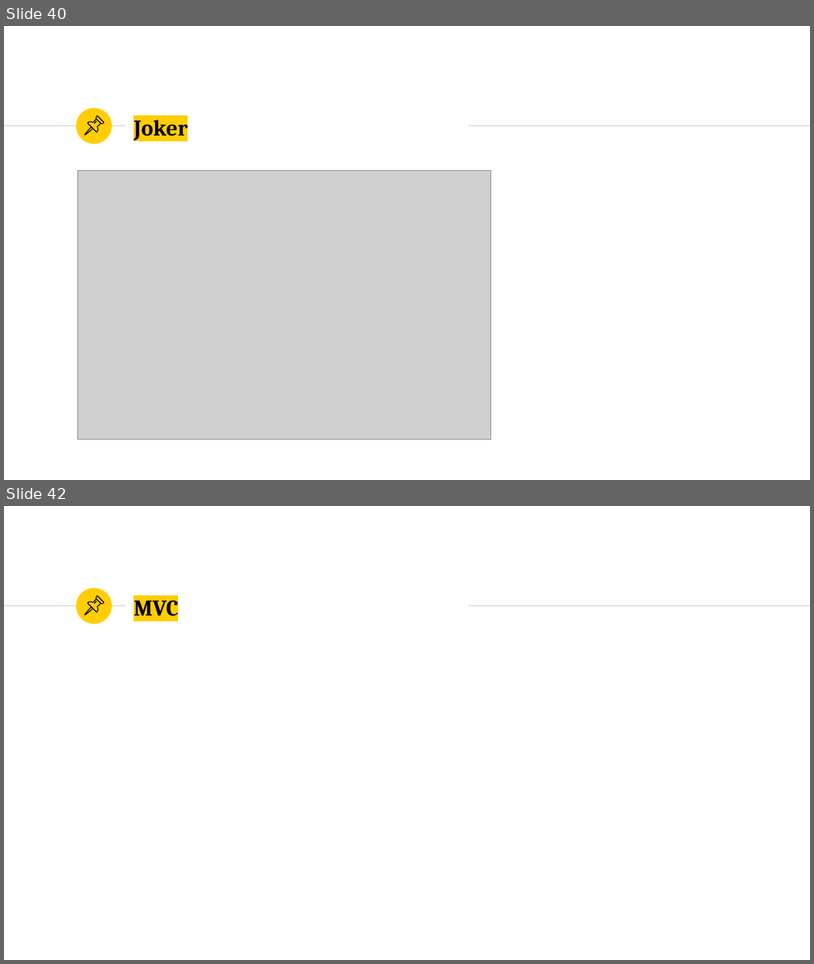
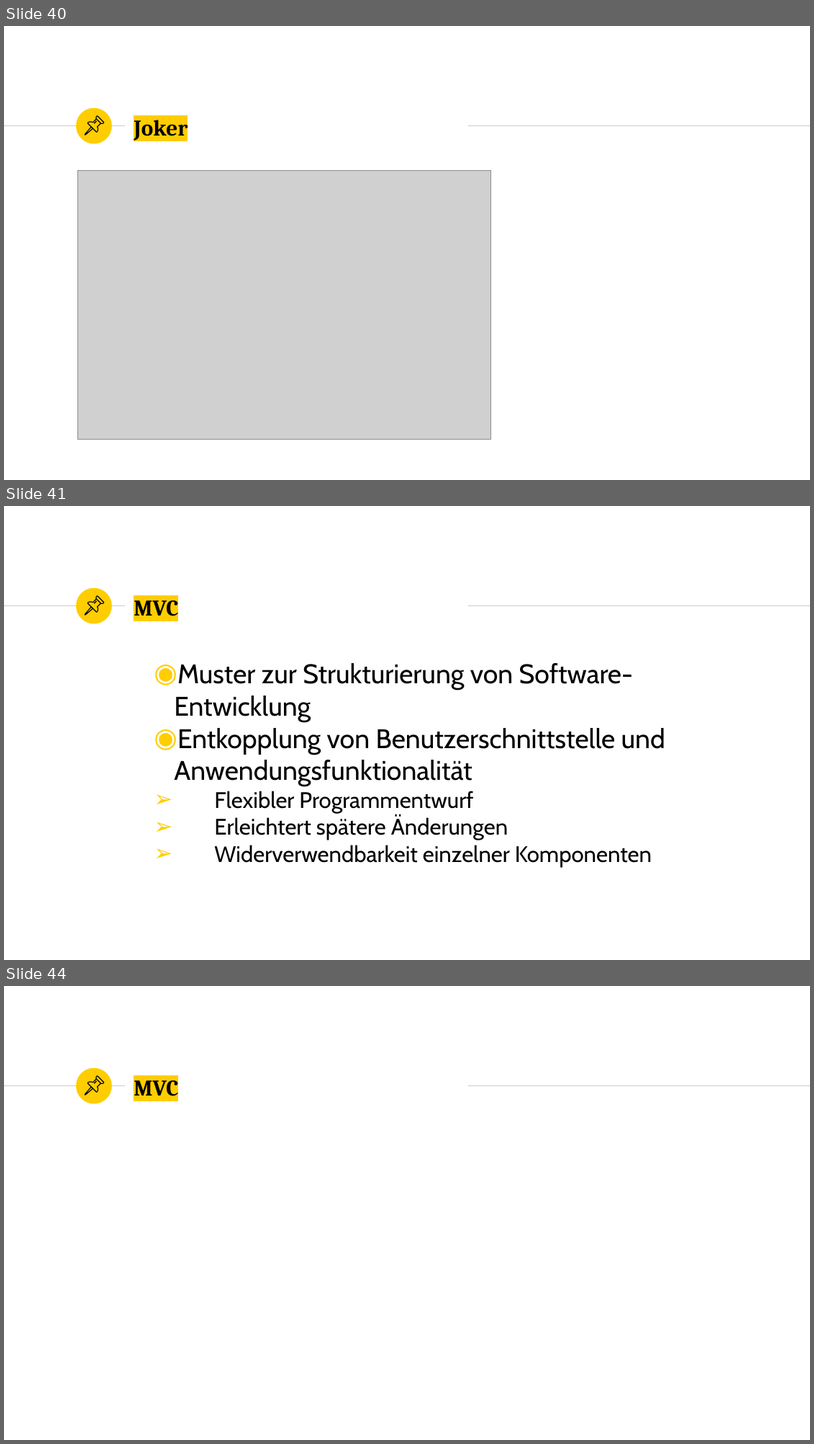
Before and after one commit to marcelherd/OOT-Projekt, a slide deck: Presentation/Presentation.pptx. Shown one above the other, each under a label of ours: slides 40 and 42 before the commit, slides 40, 41 and 44 after it; the slides between them are not shown. The pictures are 814x964 and 814x1444 pixels, drawn with LibreOffice and Linux fonts; fonts in the diff are those of the drawing; grey boxes stand for pictures; background and template pictures are left out. Boxes give left, top, right and bottom in pixels: in the first picture for what was removed or moved away, otherwise in the second. Text is boxed around its words. In the diff, an @@ line names an element or a change of style, - is before the commit and + after.

```diff
--- a/Presentation/Presentation.pptx
+++ b/Presentation/Presentation.pptx
@@ slide 41 added at [4,506,810,960], background #FFFFFF; not listed: 3 template elements that a slide beside it also shows @@
@@ group added at [85,596,103,615]: 4 freeform shapes @@
@@ title added at [134,595,178,616], 20 pt, text #000000, bold @@
+MVC
@@ text added at [174,663,666,867], 24 pt, text #000000 @@
+◉ Muster zur Strukturierung von Software-Entwicklung
+◉ Entkopplung von Benutzerschnittstelle und Anwendungsfunktionalität
+    ➢ Flexibler Programmentwurf
+  ➢ Erleichtert spätere Änderungen
+  ➢ Widerverwendbarkeit einzelner Komponenten
@@ what was slide 42 is now slide 44 @@
```
Also in this commit, not shown: 1 slide changed, 2 other slides added, 1 slide removed.
